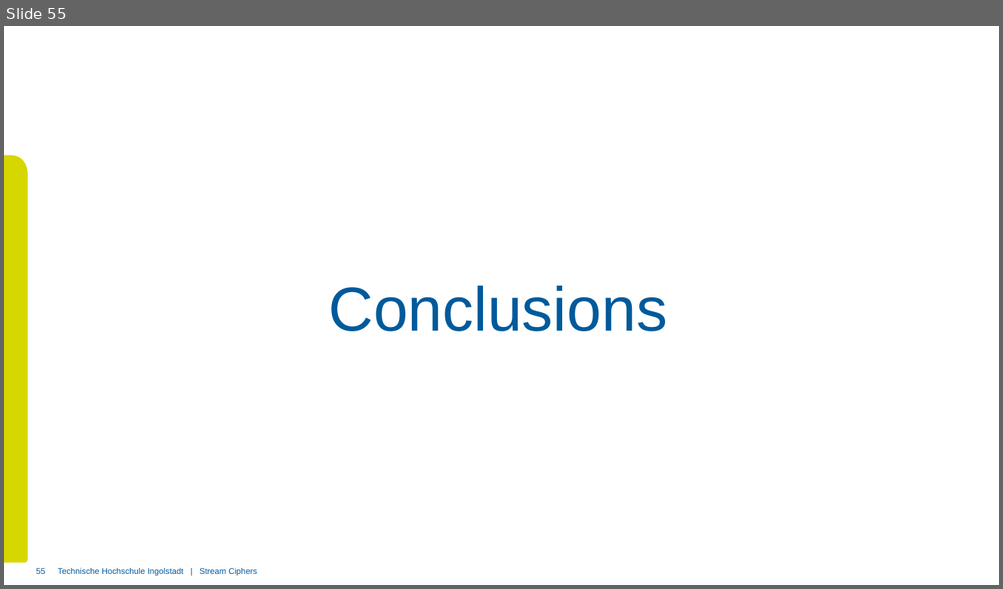
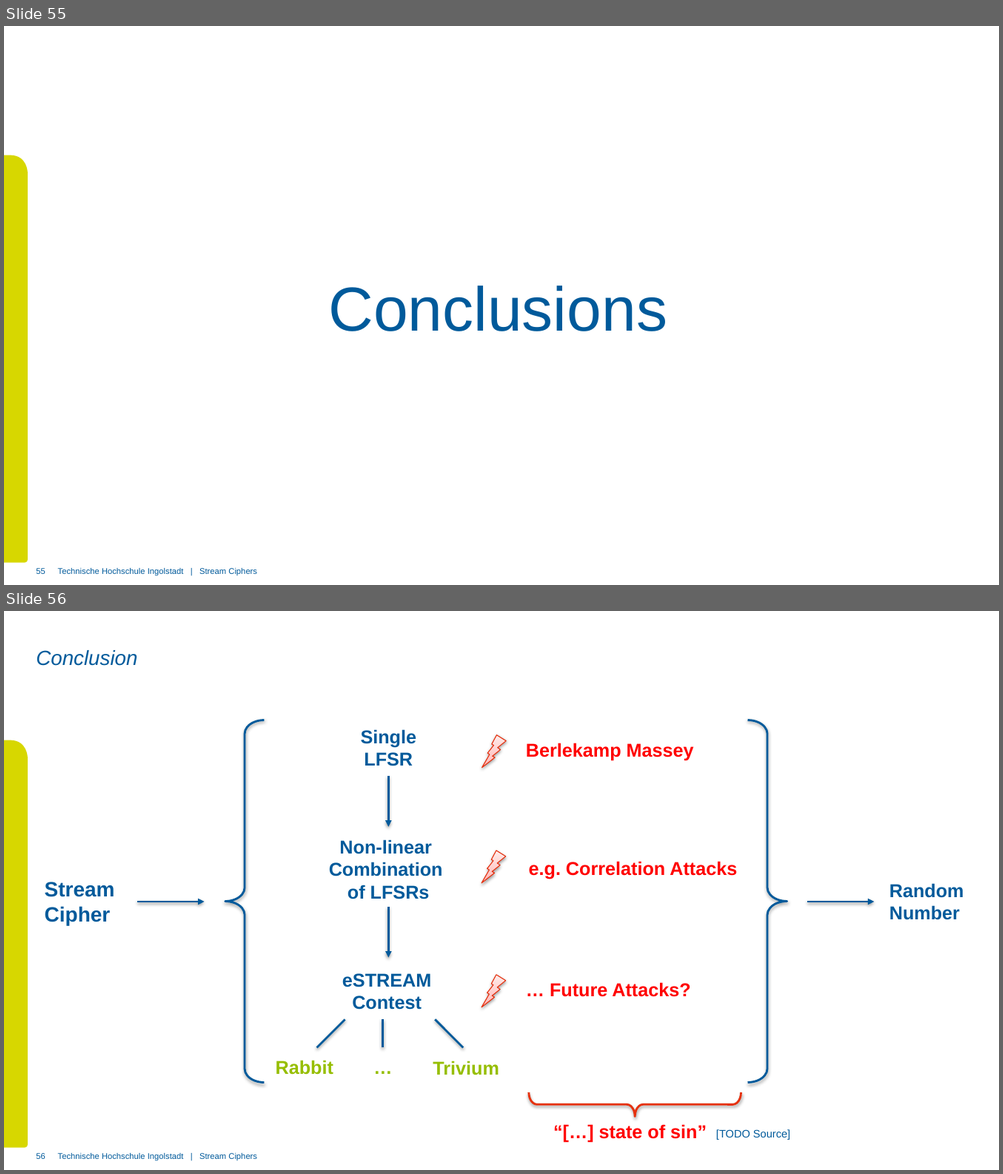
Before and after one commit to xThale/crypto-stream-ciphers, a slide deck: Präsentation/Merged Presentation.pptx. Shown one above the other, each under a label of ours: slide 55 before the commit, slides 55 and 56 after it. The pictures are 1003x589 and 1003x1174 pixels, drawn with LibreOffice and Linux fonts; fonts in the diff are those of the drawing; background and template pictures are left out. Boxes give left, top, right and bottom in pixels: in the first picture for what was removed or moved away, otherwise in the second. Text is boxed around its words. In the diff, an @@ line names an element or a change of style, - is before the commit and + after.

Commit message:
Changed Conclusion

```diff
--- a/Präsentation/Merged Presentation.pptx
+++ b/Präsentation/Merged Presentation.pptx
@@ slide 56 added at (4, 611, 999, 1170), background #FFFFFF; not listed: 2 template elements that a slide beside it also shows @@
@@ title added at (36, 650, 137, 666), 19.8 pt, text #005A9B, italic @@
+Conclusion
@@ right brace added at (225, 720, 264, 1082), outline #005A9B 2 pt @@
@@ right brace added at (748, 720, 788, 1082), outline #005A9B 2 pt @@
@@ text added at (361, 729, 417, 766), 18 pt, text #005A9B, bold @@
+Single
+LFSR
@@ lightning bolt added at (481, 735, 506, 768), fill gradient #FFB3B1 to #FFCAC8 to #FFEBEA, outline #E62D09 0.75 pt @@
@@ text added at (526, 743, 694, 761), 18 pt, text #FF0000, bold @@
+Berlekamp Massey
@@ arrow added from (388, 776) to (388, 826), #005A9B 2 pt @@
@@ text added at (329, 840, 443, 900), 18 pt, text #005A9B, bold @@
+Non-linear
+Combination
+of LFSRs
@@ lightning bolt added at (481, 851, 506, 883), fill gradient #FFB3B1 to #FFCAC8 to #FFEBEA, outline #E62D09 0.75 pt @@
@@ text added at (529, 861, 737, 879), 18 pt, text #FF0000, bold @@
+e.g. Correlation Attacks
@@ text added at (45, 882, 115, 925), 20 pt, text #005A9B, bold @@
+Stream
+Cipher
@@ text added at (889, 883, 964, 920), 18 pt, text #005A9B, bold @@
+Random
+Number
@@ arrow added from (137, 902) to (204, 902), #005A9B 2 pt @@
@@ arrow added from (388, 907) to (388, 958), #005A9B 2 pt @@
@@ arrow added from (808, 902) to (874, 902), #005A9B 2 pt @@
@@ text added at (342, 974, 431, 1010), 18 pt, text #005A9B, bold @@
+eSTREAM
+Contest
@@ lightning bolt added at (481, 975, 506, 1008), fill gradient #FFB3B1 to #FFCAC8 to #FFEBEA, outline #E62D09 0.75 pt @@
@@ text added at (549, 982, 690, 997), 18 pt, text #FF0000, bold @@
+… Future Attacks?
@@ line added from (345, 1020) to (316, 1048), #005A9B 2 pt @@
@@ line added from (383, 1048) to (383, 1020), #005A9B 2 pt @@
@@ line added from (463, 1048) to (435, 1020), #005A9B 2 pt @@
@@ text added at (367, 1053, 404, 1082), 18 pt, text #96BE00, bold @@
+…
@@ text added at (276, 1060, 333, 1075), 18 pt, text #96BE00, bold @@
+Rabbit
@@ text added at (432, 1061, 499, 1076), 18 pt, text #96BE00, bold @@
+Trivium
@@ right brace added at (529, 1093, 740, 1117), outline #E6320F 2 pt @@
@@ text added at (599, 1125, 706, 1139), 18 pt, text #FF0000, bold @@
+“[…] state of sin”
@@ text added at (716, 1130, 790, 1140), 10.5 pt, text #005A9B @@
+[TODO Source]
@@ page number added at (36, 1153, 45, 1159), 8 pt, text #005A9B @@
+56
```
Also in this commit, not shown: 3 slides changed, 2 slides removed.
